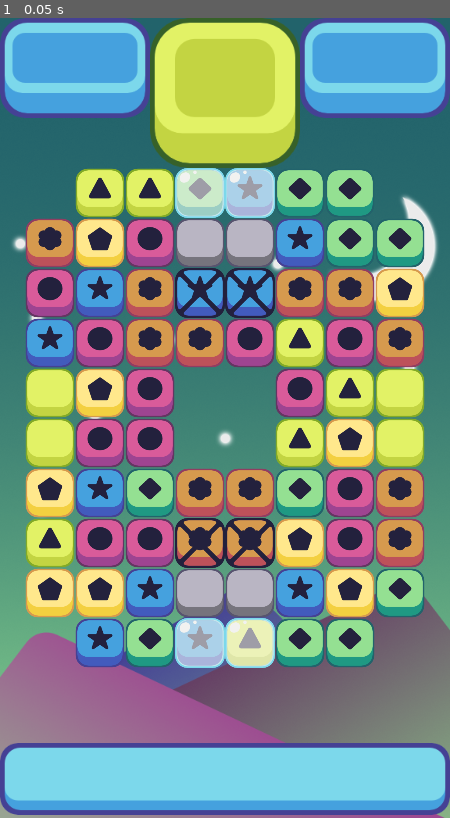
Above: before the commit, frame 1.
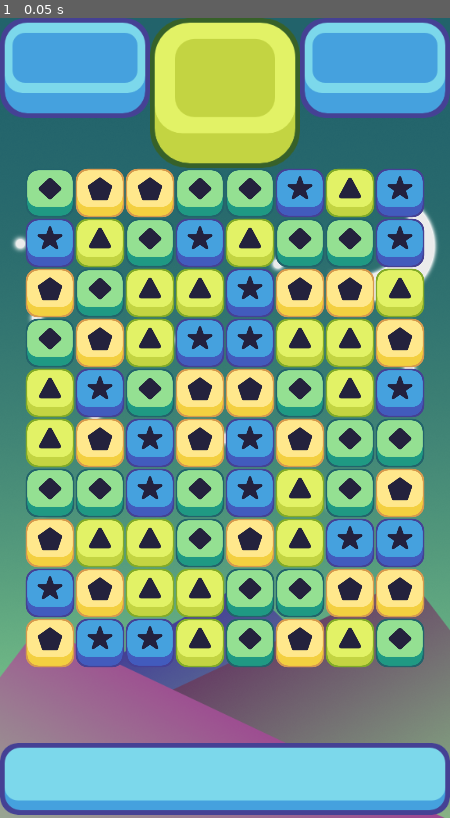
Above: after the commit, the same moment.

Repository: dionsradio/macth3_demo
Game: Godot game, scene res://scenes/game.tscn
Two runs of this game, one before a commit and one after it. Both use one fixed random seed, a clock stepped at 60 frames per second and the inputs below.
Inputs:
- Up to frame 1 (0.05 s): no input

The runs differ from the first frame. In frame 1, 41% of the frame differs, in the area x 5-95%, y 18-82%.

Commit message:
*bug fix*

Diff:
--- a/scenes/game.tscn
+++ b/scenes/game.tscn
@@ -9,7 +9,7 @@
 [ext_resource type="Script" path="res://scripts/lock_holder.gd" id="6_vgu5m"]
 [ext_resource type="Script" path="res://scripts/slime_holder.gd" id="8_e7x1c"]
 
-[node name="game_window" type="Node2D"]
+[node name="game_window2" type="Node2D"]
 
 [node name="background" type="TextureRect" parent="."]
 offset_right = 40.0
@@ -35,11 +35,6 @@
 y_start = 800
 offset = 64
 y_offset = 5
-empty_spaces = PackedVector2Array(0, 0, 7, 0, 0, 9, 7, 9, 3, 4, 4, 4, 3, 5, 4, 5)
-ice_spaces = PackedVector2Array(3, 0, 4, 0, 3, 9, 4, 9)
-lock_spaces = PackedVector2Array(3, 2, 4, 2, 3, 7, 4, 7)
-concrete_spaces = PackedVector2Array(3, 1, 4, 1, 3, 8, 4, 8)
-slime_spaces = PackedVector2Array(0, 4, 0, 5, 7, 4, 7, 5)
 
 [node name="destroy_timer" type="Timer" parent="."]
 one_shot = true
--- /dev/null
+++ b/scenes/levels/level_1.tscn
@@ -0,0 +1,5 @@
+[gd_scene load_steps=2 format=3 uid="uid://dwogh868swv10"]
+
+[ext_resource type="PackedScene" uid="uid://bb36smvbrxns7" path="res://scenes/game.tscn" id="1_qrh6m"]
+
+[node name="game_window" instance=ExtResource("1_qrh6m")]
--- a/scripts/concrete_holder.gd
+++ b/scripts/concrete_holder.gd
@@ -32,13 +32,13 @@
 	add_child(current)
 	current.position = Vector2(board_position.x * 64 + 64, -board_position.y * 64 + 800)
 	concrete_pieces[board_position.x][board_position.y] = current
-\
+
 func _on_grid_damage_concrete(board_position):
-	#print("_on_grid_damage_concrete:",board_position)
-	var concrete_piece = concrete_pieces[board_position.x][board_position.y]
-	if concrete_piece != null:
-		concrete_piece.take_damage(1)
-		if concrete_piece.health <= 0:
-			concrete_piece.queue_free()
-			concrete_pieces[board_position.x][board_position.y] = null
-			emit_signal("remove_concrete", board_position)
+	if concrete_pieces.size() > 0:
+		var concrete_piece = concrete_pieces[board_position.x][board_position.y]
+		if concrete_piece != null:
+			concrete_piece.take_damage(1)
+			if concrete_piece.health <= 0:
+				concrete_piece.queue_free()
+				concrete_pieces[board_position.x][board_position.y] = null
+				emit_signal("remove_concrete", board_position)
--- a/scripts/grid.gd
+++ b/scripts/grid.gd
@@ -35,8 +35,8 @@
 	preload ("res://scenes/pieces/green_piece.tscn"),
 	preload ("res://scenes/pieces/blue_piece.tscn"),
 	preload ("res://scenes/pieces/light_green_piece.tscn"),
-	preload ("res://scenes/pieces/pink_piece.tscn"),
-	preload ("res://scenes/pieces/orange_piece.tscn"),
+	# preload ("res://scenes/pieces/pink_piece.tscn"),
+	# preload ("res://scenes/pieces/orange_piece.tscn"),
 ];
 
 # generated pieces
@@ -307,7 +307,11 @@
 					matched_col += 1
 				if next_color == curr_color&&next_row == curr_row:
 					matched_row += 1
-		if matched_col == 3&&matched_row == 3:
+
+		# TODO: 这里有一些问题。
+		# 总是会先匹配到 row_bomb 或 column_bomb
+		# 因为在往 current_matched 中添加时，总是先添加一整行或一整列
+		if matched_col >= 3&&matched_row >= 3:
 			make_bomb(0, curr_color)
 			print("adjacent bomb")
 			return
@@ -456,6 +460,7 @@
 			return Vector2(column, row - 1)
 	return null
 
+# TODO: 下面 3 个方法会造成死循环，如果一个范围内同时出现多种类型的 bomb 时
 func match_all_in_column(column):
 	for i in height:
 		if all_pieces[column][i] != null:
@@ -469,7 +474,7 @@
 	for i in width:
 		if all_pieces[i][row] != null:
 			all_pieces[i][row].matched = true
-			if all_pieces[i][row].is_i_bomb:
+			if all_pieces[i][row].is_column_bomb:
 				match_all_in_column(i)
 			if all_pieces[i][row].is_adjacent_bomb:
 				find_adjacent_pieces(i, row)
--- a/scripts/ice_holder.gd
+++ b/scripts/ice_holder.gd
@@ -32,10 +32,10 @@
 	ice_pieces[board_position.x][board_position.y] = current
 
 func _on_grid_damage_ice(board_position):
-	#print("_on_grid_damage_ice:",board_position)
-	var ice_piece = ice_pieces[board_position.x][board_position.y]
-	if ice_piece != null:
-		ice_piece.take_damage(1)
-		if ice_piece.health <= 0:
-			ice_piece.queue_free()
-			ice_pieces[board_position.x][board_position.y] = null
+	if ice_pieces.size() > 0:
+		var ice_piece = ice_pieces[board_position.x][board_position.y]
+		if ice_piece != null:
+			ice_piece.take_damage(1)
+			if ice_piece.health <= 0:
+				ice_piece.queue_free()
+				ice_pieces[board_position.x][board_position.y] = null
--- a/scripts/lock_holder.gd
+++ b/scripts/lock_holder.gd
@@ -35,10 +35,11 @@
 
 func _on_grid_damage_lock(board_position):
 	#print("_on_grid_damage_lock:",board_position)
-	var lock_piece = lock_pieces[board_position.x][board_position.y]
-	if lock_piece != null:
-		lock_piece.take_damage(1)
-		if lock_piece.health <= 0:
-			lock_piece.queue_free()
-			lock_pieces[board_position.x][board_position.y] = null
-			emit_signal("remove_lock", board_position)
+	if lock_pieces.size() > 0:
+		var lock_piece = lock_pieces[board_position.x][board_position.y]
+		if lock_piece != null:
+			lock_piece.take_damage(1)
+			if lock_piece.health <= 0:
+				lock_piece.queue_free()
+				lock_pieces[board_position.x][board_position.y] = null
+				emit_signal("remove_lock", board_position)
--- a/scripts/slime_holder.gd
+++ b/scripts/slime_holder.gd
@@ -35,10 +35,11 @@
 
 func _on_grid_damage_slime(board_position):
 	#print("_on_grid_damage_slime:", board_position)
-	var slime_piece = slime_pieces[board_position.x][board_position.y]
-	if slime_piece != null:
-		slime_piece.take_damage(1)
-		if slime_piece.health <= 0:
-			slime_piece.queue_free()
-			slime_pieces[board_position.x][board_position.y] = null
-			emit_signal("remove_slime", board_position)
+	if slime_pieces.size() > 0:
+		var slime_piece = slime_pieces[board_position.x][board_position.y]
+		if slime_piece != null:
+			slime_piece.take_damage(1)
+			if slime_piece.health <= 0:
+				slime_piece.queue_free()
+				slime_pieces[board_position.x][board_position.y] = null
+				emit_signal("remove_slime", board_position)
Not shown, changed: export_presets.cfg
